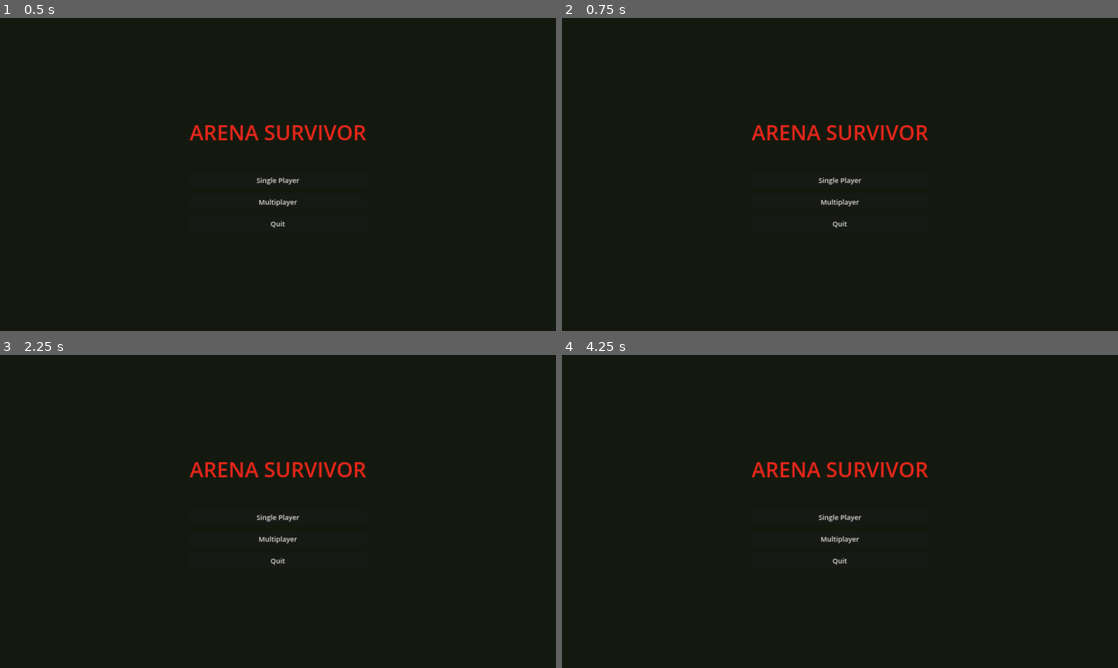
Above: before the commit, frames 1-4 (two rows, left to right).
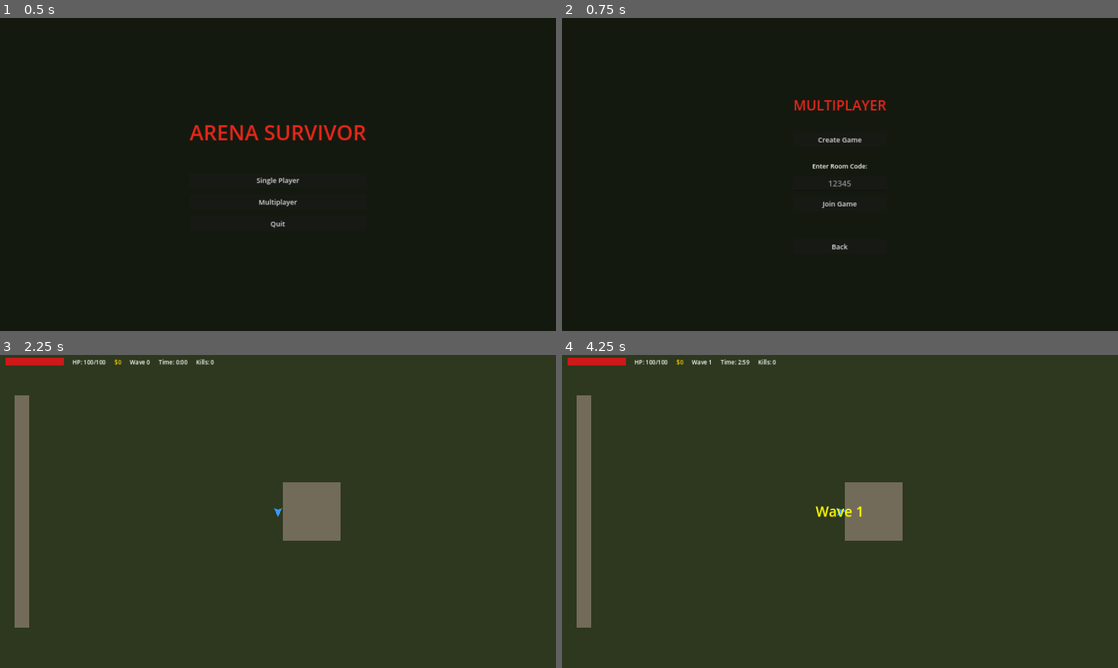
Above: after the commit, the same moments.

Repository: zsoca8711/ArenaSurvivor
Game: Godot game, scene res://ui/main_menu.tscn
Two runs of this game, one before a commit and one after it. Both use one fixed random seed, a clock stepped at 60 frames per second and the inputs below.
Inputs (mouse positions are in pixels of both pictures, inside the frame that each line leads up to):
- Up to frame 1 (0.5 s): no input
- Up to frame 2 (0.75 s): click "Multiplayer" at 0.5 s
- Up to frame 3 (2.25 s): click (278, 583) at 1.25 s, where only the run after the commit has a clickable "Back"; click "Single Player" at 2 s
- Up to frame 4 (4.25 s): click (840, 517) at 2.75 s, where only the run before the commit has a clickable "Single Player"; tap Enter at 3.5 s; move the mouse to (962, 495) at 3.52 s; hold D (move_right) from 3.53 s (still down); tap U (ability_1) at 3.6 s; click (962, 495) at 3.67 s; tap E (open_shop) at 3.77 s

Frame 1 is identical in both runs. In frame 2, 1.6% of the frame differs, in the area x 34-66%, y 26-74%; in frame 3, 100%; in frame 4, 100%, in the area x 0-100%, y 0-100%.

Commit message:
fix: main menu buttons now clickable
- Set mouse_filter=IGNORE on all non-interactive elements (bg, containers, labels, spacers)
- Hide mp_center entirely (not just mp_panel) to prevent blocking clicks
- Toggle center/mp_center visibility for panel switching
- Set anchors in _ready() instead of .tscn for reliable sizing
- Simplified .tscn to bare minimum

Co-Authored-By: Claude Opus 4.6 (1M context) <noreply@anthropic.com>

Diff:
--- a/ui/main_menu.gd
+++ b/ui/main_menu.gd
@@ -1,30 +1,35 @@
 extends Control
 
-var main_panel: VBoxContainer
-var mp_panel: VBoxContainer
+var center: CenterContainer
+var mp_center: CenterContainer
 var code_input: LineEdit
 var status_label: Label
 
 
 func _ready():
+	set_anchors_and_offsets_preset(Control.PRESET_FULL_RECT)
+	mouse_filter = Control.MOUSE_FILTER_IGNORE
 	_build_ui()
 
 
 func _build_ui():
-	# Background
+	# Background — must not block clicks
 	var bg = ColorRect.new()
 	bg.color = Color(0.08, 0.1, 0.06)
 	bg.set_anchors_and_offsets_preset(Control.PRESET_FULL_RECT)
+	bg.mouse_filter = Control.MOUSE_FILTER_IGNORE
 	add_child(bg)
 
-	# Main panel
-	var center = CenterContainer.new()
+	# ---- Main panel ----
+	center = CenterContainer.new()
 	center.set_anchors_and_offsets_preset(Control.PRESET_FULL_RECT)
+	center.mouse_filter = Control.MOUSE_FILTER_IGNORE
 	add_child(center)
 
-	main_panel = VBoxContainer.new()
+	var main_panel = VBoxContainer.new()
 	main_panel.alignment = BoxContainer.ALIGNMENT_CENTER
 	main_panel.add_theme_constant_override("separation", 25)
+	main_panel.mouse_filter = Control.MOUSE_FILTER_IGNORE
 	center.add_child(main_panel)
 
 	var title = Label.new()
@@ -32,25 +37,29 @@
 	title.horizontal_alignment = HORIZONTAL_ALIGNMENT_CENTER
 	title.add_theme_font_size_override("font_size", 72)
 	title.add_theme_color_override("font_color", Color(0.9, 0.15, 0.1))
+	title.mouse_filter = Control.MOUSE_FILTER_IGNORE
 	main_panel.add_child(title)
 
 	var spacer = Control.new()
 	spacer.custom_minimum_size = Vector2(0, 40)
+	spacer.mouse_filter = Control.MOUSE_FILTER_IGNORE
 	main_panel.add_child(spacer)
 
 	_add_button(main_panel, "Single Player", _on_single_player)
 	_add_button(main_panel, "Multiplayer", _on_multiplayer)
 	_add_button(main_panel, "Quit", _on_quit)
 
-	# Multiplayer panel (hidden)
-	var mp_center = CenterContainer.new()
+	# ---- Multiplayer panel (HIDDEN by default) ----
+	mp_center = CenterContainer.new()
 	mp_center.set_anchors_and_offsets_preset(Control.PRESET_FULL_RECT)
+	mp_center.mouse_filter = Control.MOUSE_FILTER_IGNORE
+	mp_center.visible = false
 	add_child(mp_center)
 
-	mp_panel = VBoxContainer.new()
+	var mp_panel = VBoxContainer.new()
 	mp_panel.alignment = BoxContainer.ALIGNMENT_CENTER
 	mp_panel.add_theme_constant_override("separation", 20)
-	mp_panel.visible = false
+	mp_panel.mouse_filter = Control.MOUSE_FILTER_IGNORE
 	mp_center.add_child(mp_panel)
 
 	var mp_title = Label.new()
@@ -58,22 +67,26 @@
 	mp_title.horizontal_alignment = HORIZONTAL_ALIGNMENT_CENTER
 	mp_title.add_theme_font_size_override("font_size", 48)
 	mp_title.add_theme_color_override("font_color", Color(0.9, 0.15, 0.1))
+	mp_title.mouse_filter = Control.MOUSE_FILTER_IGNORE
 	mp_panel.add_child(mp_title)
 
 	var mp_spacer = Control.new()
 	mp_spacer.custom_minimum_size = Vector2(0, 20)
+	mp_spacer.mouse_filter = Control.MOUSE_FILTER_IGNORE
 	mp_panel.add_child(mp_spacer)
 
 	_add_button(mp_panel, "Create Game", _on_create_game)
 
 	var mp_spacer2 = Control.new()
 	mp_spacer2.custom_minimum_size = Vector2(0, 10)
+	mp_spacer2.mouse_filter = Control.MOUSE_FILTER_IGNORE
 	mp_panel.add_child(mp_spacer2)
 
 	var code_label = Label.new()
 	code_label.text = "Enter Room Code:"
 	code_label.horizontal_alignment = HORIZONTAL_ALIGNMENT_CENTER
 	code_label.add_theme_font_size_override("font_size", 22)
+	code_label.mouse_filter = Control.MOUSE_FILTER_IGNORE
 	mp_panel.add_child(code_label)
 
 	code_input = LineEdit.new()
@@ -90,10 +103,12 @@
 	status_label.horizontal_alignment = HORIZONTAL_ALIGNMENT_CENTER
 	status_label.add_theme_font_size_override("font_size", 18)
 	status_label.add_theme_color_override("font_color", Color(1, 0.85, 0))
+	status_label.mouse_filter = Control.MOUSE_FILTER_IGNORE
 	mp_panel.add_child(status_label)
 
 	var mp_spacer3 = Control.new()
 	mp_spacer3.custom_minimum_size = Vector2(0, 10)
+	mp_spacer3.mouse_filter = Control.MOUSE_FILTER_IGNORE
 	mp_panel.add_child(mp_spacer3)
 
 	_add_button(mp_panel, "Back", _on_back)
@@ -113,8 +128,8 @@
 
 
 func _on_multiplayer():
-	main_panel.visible = false
-	mp_panel.visible = true
+	center.visible = false
+	mp_center.visible = true
 	status_label.text = ""
 
 
@@ -132,8 +147,8 @@
 
 
 func _on_back():
-	mp_panel.visible = false
-	main_panel.visible = true
+	mp_center.visible = false
+	center.visible = true
 
 
 func _on_quit():
--- a/ui/main_menu.tscn
+++ b/ui/main_menu.tscn
@@ -3,10 +3,4 @@
 [ext_resource type="Script" path="res://ui/main_menu.gd" id="1"]
 
 [node name="MainMenu" type="Control"]
-layout_mode = 3
-anchors_preset = 15
-anchor_right = 1.0
-anchor_bottom = 1.0
-grow_horizontal = 2
-grow_vertical = 2
 script = ExtResource("1")
